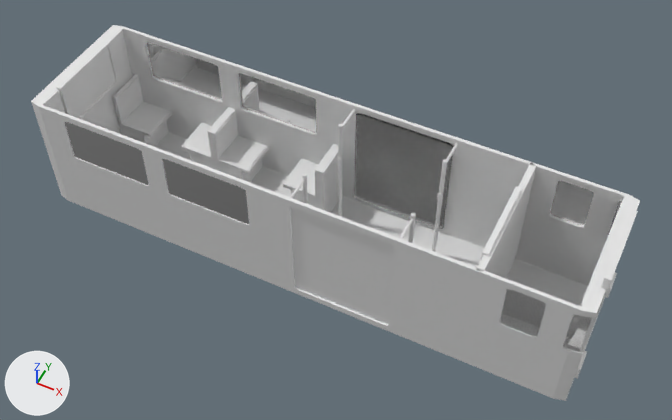
What one commit did to the Blender file 01-Models/subway.blend.
The view is the same before and after, from a 50 mm camera at (2.06, -3.88, 5.29) aimed at (0.14, -0.05, 0.49). Every picture has the same lights, and +X, +Y and +Z are marked at lower left.

The first picture shows 'Abschluss-2', 'Fenster-hinten-links', 'Fenster-hinten-rechts', 'Fenster-vorne-1', 'Fenster-vorne-links', 'Fenster-vorne-rechts', 'Karosserie', 'Sitz-1-Polster-2', 'Sitz-3-Polster-2', 'Stange-3', 'Tür', 'Werbetafel-1'.
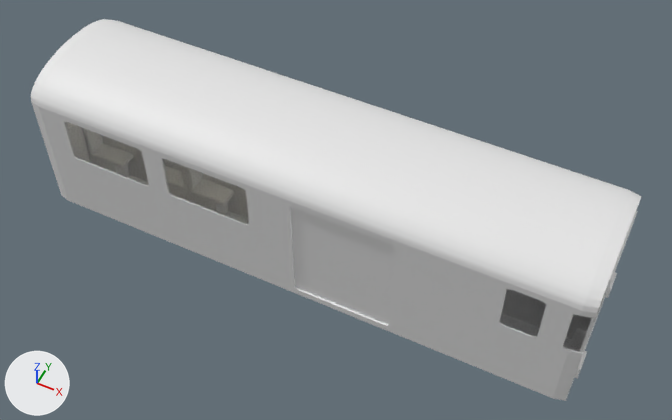
Pixel boxes [x1, y1, x2, y2] of what changed, in the pictures (672 x 420 px):
'Dach', shown: after [31, 19, 642, 313]
'Tür', unchanged, covered by the edit: before [354, 113, 454, 229]
'Fenster-hinten-rechts', unchanged, covered by the edit: before [147, 42, 316, 133]
'Werbetafel-1', unchanged, covered by the edit: before [56, 39, 121, 120]
'Fenster-vorne-rechts', unchanged, covered by the edit: before [550, 181, 594, 226]

What the commit changed:
Object 'Dach' (ob_dach) is now shown.
